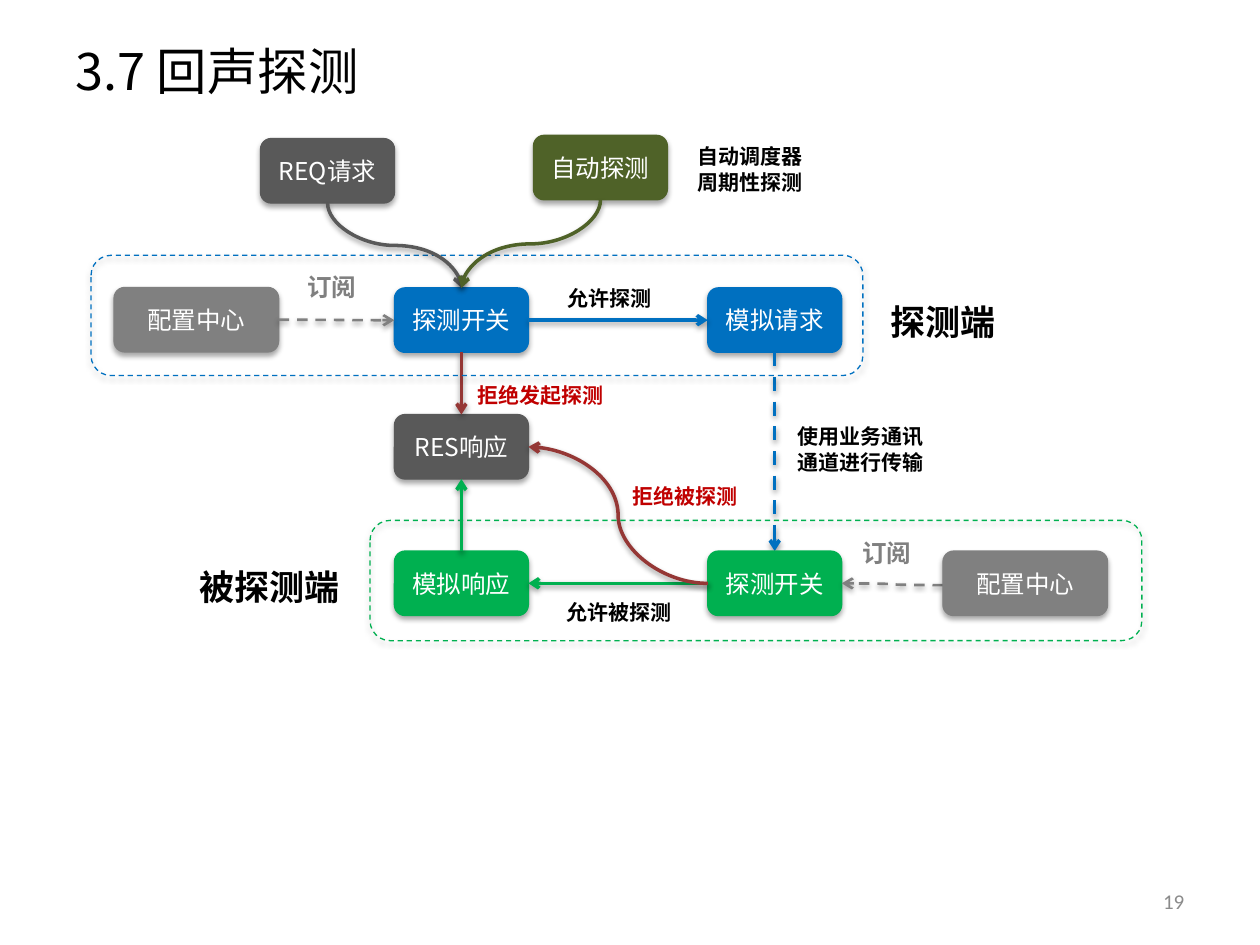
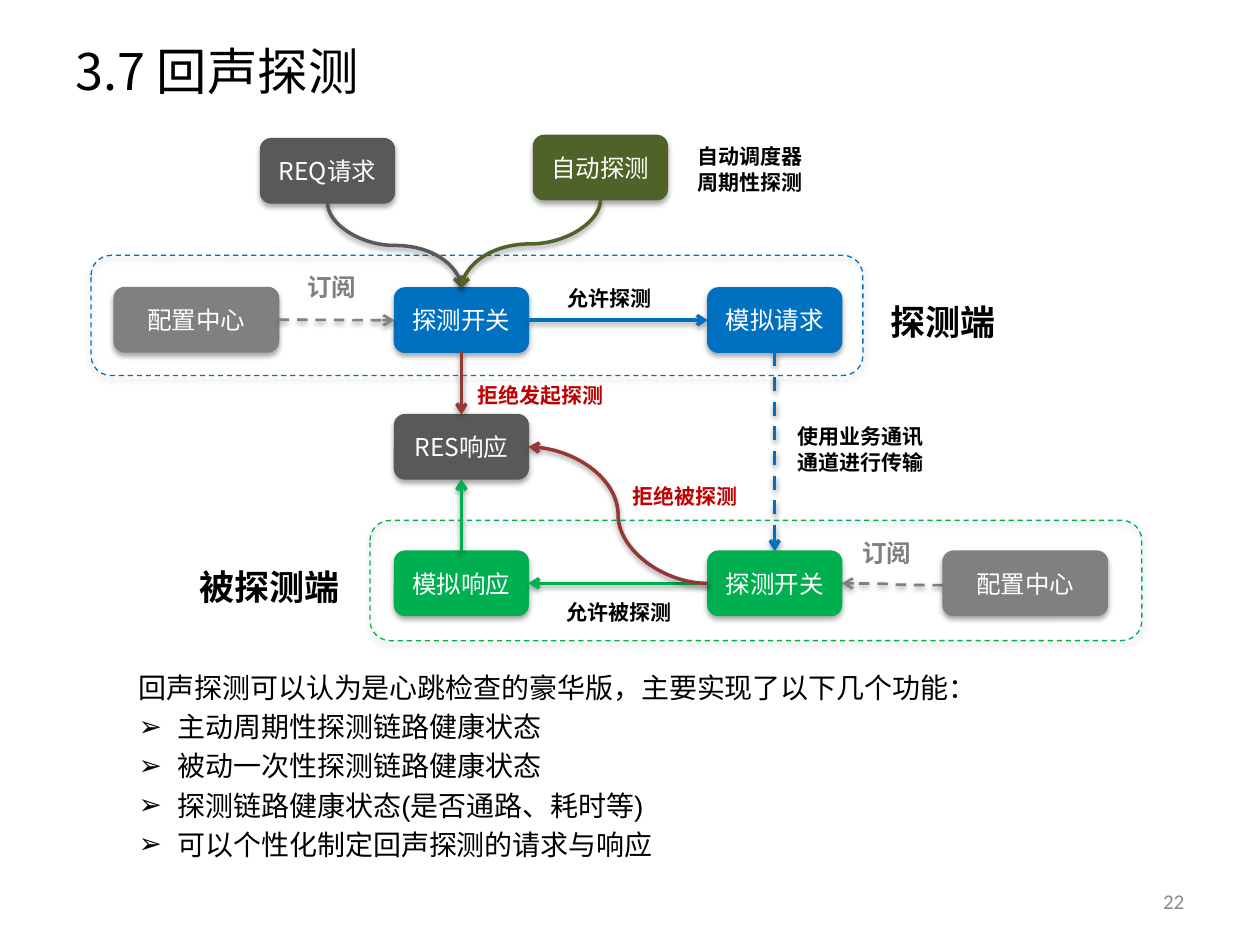
Before and after one commit to yessur3808/neural, a slide deck: slide 22 of docs/Neural_设计方案_V1.3.pptx (slide 19 before the commit). Drawn at 1260x945 pixels with LibreOffice and Linux fonts; fonts in the diff are those of the drawing. Boxes give left, top, right and bottom in pixels: in the first picture for what was removed or moved away, otherwise in the second. Text is boxed around its words. In the diff, an @@ line names an element or a change of style, - is before the commit and + after.

```diff
--- a/docs/Neural_设计方案_V1.3.pptx
+++ b/docs/Neural_设计方案_V1.3.pptx
@@ text added at <box>139,674,976,858</box>, 16 pt, text #000000 @@
+回声探测可以认为是心跳检查的豪华版，主要实现了以下几个功能：
+  ➢ 主动周期性探测链路健康状态
+  ➢ 被动一次性探测链路健康状态
+  ➢ 探测链路健康状态(是否通路、耗时等)
+  ➢ 可以个性化制定回声探测的请求与响应
@@ page number at <box>1163,895,1184,909</box>: text changed @@
-19
+22
```
Also in this commit, not shown: 16 other slides changed, 9 slides added, 1 slide removed.
